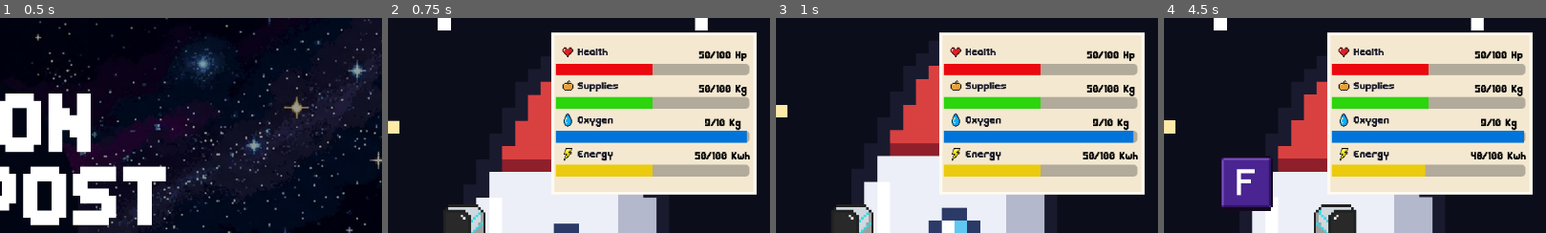
Above: before the commit, frames 1-4 (left to right).
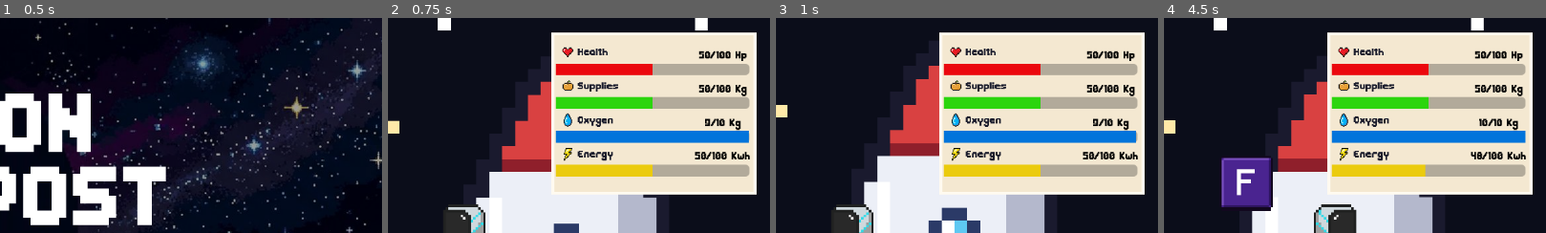
Above: after the commit, the same moments.

Repository: jerrsjackDeet/nasa_hackaton_2026_repo
Game: Godot game, scene res://scene/main_menu.tscn
Same seed, same stepped clock (60 frames per second), same inputs: the game is played once before the commit and once after it.
Inputs (mouse positions are % of the whole screen's width and height, from its top left):
- Up to frame 1 (0.5 s): no input
- Up to frame 2 (0.75 s): click (49, 66) at 0.5 s
- Up to frame 3 (1 s): no input
- Up to frame 4 (4.5 s): tap Enter (ui_accept) at 1.25, 1.52, 2.27, 3.77 s; move the mouse to (72, 45) at 1.27 s; hold A (a) 1.28-2.03 s; hold Right 1.28-2.78 s; click (72, 45) at 1.42 s; tap D (d) at 1.55, 2.1, 3.8 s; move the mouse to (30, 55) at 2.02 s; click (30, 55) at 2.17 s; tap P (f) at 2.3 s; move the mouse to (60, 28) at 2.77 s; hold Left 2.78-3.53 s; hold P (f) 2.78-3.53 s; click (60, 28) at 2.92 s; tap A (a) at 3.05, 3.6 s; move the mouse to (45, 70) at 3.52 s; hold Right from 3.53 s (still down); click (45, 70) at 3.67 s; move the mouse to (80, 65) at 4.27 s; hold D (d) from 4.28 s (still down); click (80, 65) at 4.42 s
The pictures show only the part of the screen within x 50-100%, y 0-50%; the shares and areas given below are measured in that part.

Frame 1 is identical in both runs. In frame 2, less than 0.1% of the frame differs, in the area x 93-95%, y 52-59%; in frame 3, less than 0.1%; in frame 4, 0.3%, in the area x 82-95%, y 46-59%.

Commit message:
fixing bar is going even if main menu

Diff:
--- a/script/main_menu.gd
+++ b/script/main_menu.gd
@@ -1,5 +1,7 @@
 extends Control
 
+func _process(delta: float) -> void:
+	Varglob.mainmenu = true
 
 func _on_button_play_pressed() -> void:
 	get_tree().change_scene_to_file("res://scene/outpost.tscn")
--- a/script/outpost.gd
+++ b/script/outpost.gd
@@ -5,6 +5,9 @@
 func _ready() -> void:
 	pass
 func _process(delta: float) -> void:
+
+	Varglob.mainmenu = false
+
 	if Varglob.ask_in_post == true:
 		$"door_post/Tombol-masuk-normal".visible = true
 	else:
--- a/script/post.gd
+++ b/script/post.gd
@@ -8,6 +8,7 @@
 	pass
 func _process(delta: float) -> void:
 
+	Varglob.mainmenu = false
 
 	if Varglob.ask_out_post == true:
 		$"door_out_facility/Tombol-masuk-normal".visible = true
--- a/script/varglob.gd
+++ b/script/varglob.gd
@@ -27,6 +27,7 @@
 var winP = false
 var winG = false
 var losegame = false
+var mainmenu = false
 
 func _ready() -> void:
 	nowday =  day.day1
@@ -34,6 +35,7 @@
 	debu_bulan = randi_range(day.day2, day.day5)
 	print(badai_matahari)
 func _process(delta: float) -> void:
+
 
 	if electrict <= 0 or food <= 0 or oksigen <= 0 or health <= 0:
 		losegame = true
@@ -49,7 +51,7 @@
 	elif nowday == day.day5:
 		_day_5()
 
-	if dayend == false and winG == false and winP == false and losegame == false:
+	if mainmenu == false and dayend == false and winG == false and winP == false and losegame == false:
 		oksigen -= 0.2 * delta
 		electrict = clamp(electrict, 0, 100)
 		food = clamp(food, 0, 100)
